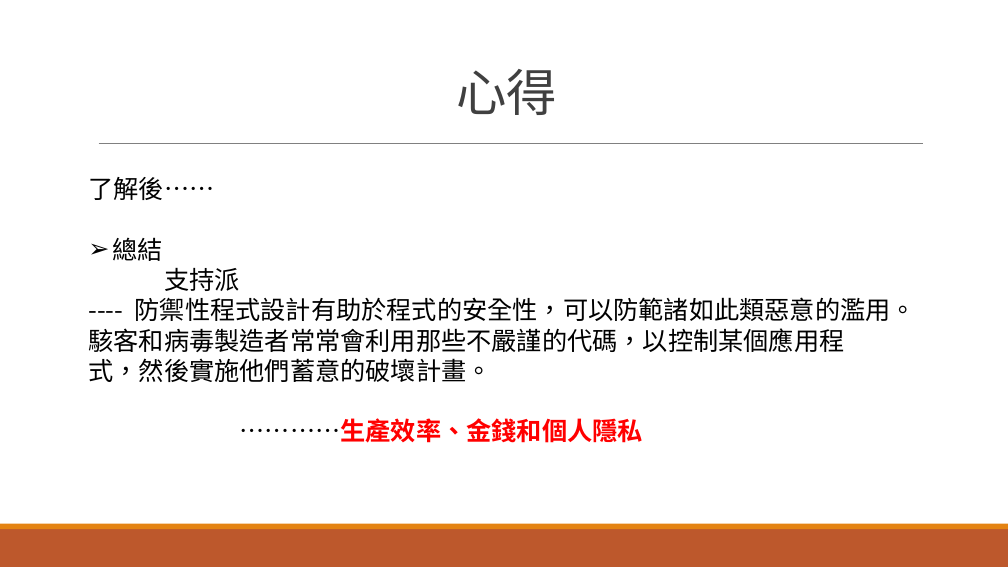
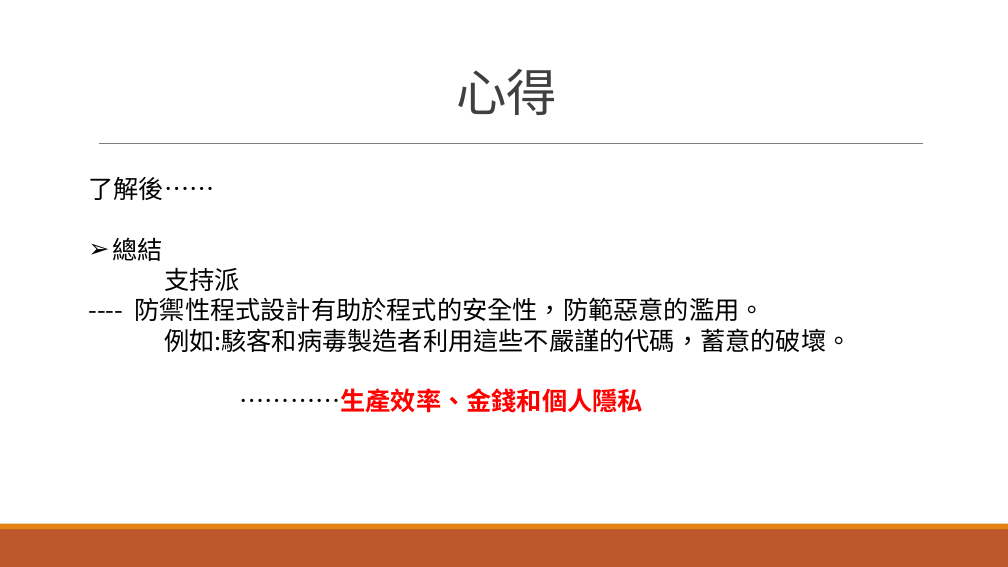
Before and after one commit to kay71029/Learning-Defensive-programming, a slide deck: slide 22 of Learning-Defensive-programming.pptx. Drawn at 1008x567 pixels with LibreOffice and Linux fonts; fonts in the diff are those of the drawing. Boxes give left, top, right and bottom in pixels: in the first picture for what was removed or moved away, otherwise in the second. Text is boxed around its words. In the diff, an @@ line names an element or a change of style, - is before the commit and + after.

```diff
--- a/Learning-Defensive-programming.pptx
+++ b/Learning-Defensive-programming.pptx
@@ text at (x1=135, y1=297, x2=851, y2=352): text changed @@
----- 防禦性程式設計有助於程式的安全性，可以防範諸如此類惡意的濫用。 駭客和病毒製造者常常會利用那些不嚴謹的代碼，以控制某個應用程 式，然後實施他們蓄意的破壞計畫。
+---- 防禦性程式設計有助於程式的安全性，防範惡意的濫用。
+例如:駭客和病毒製造者利用這些不嚴謹的代碼，蓄意的破壞。
```
Also in this commit, not shown: 1 other slide changed.
